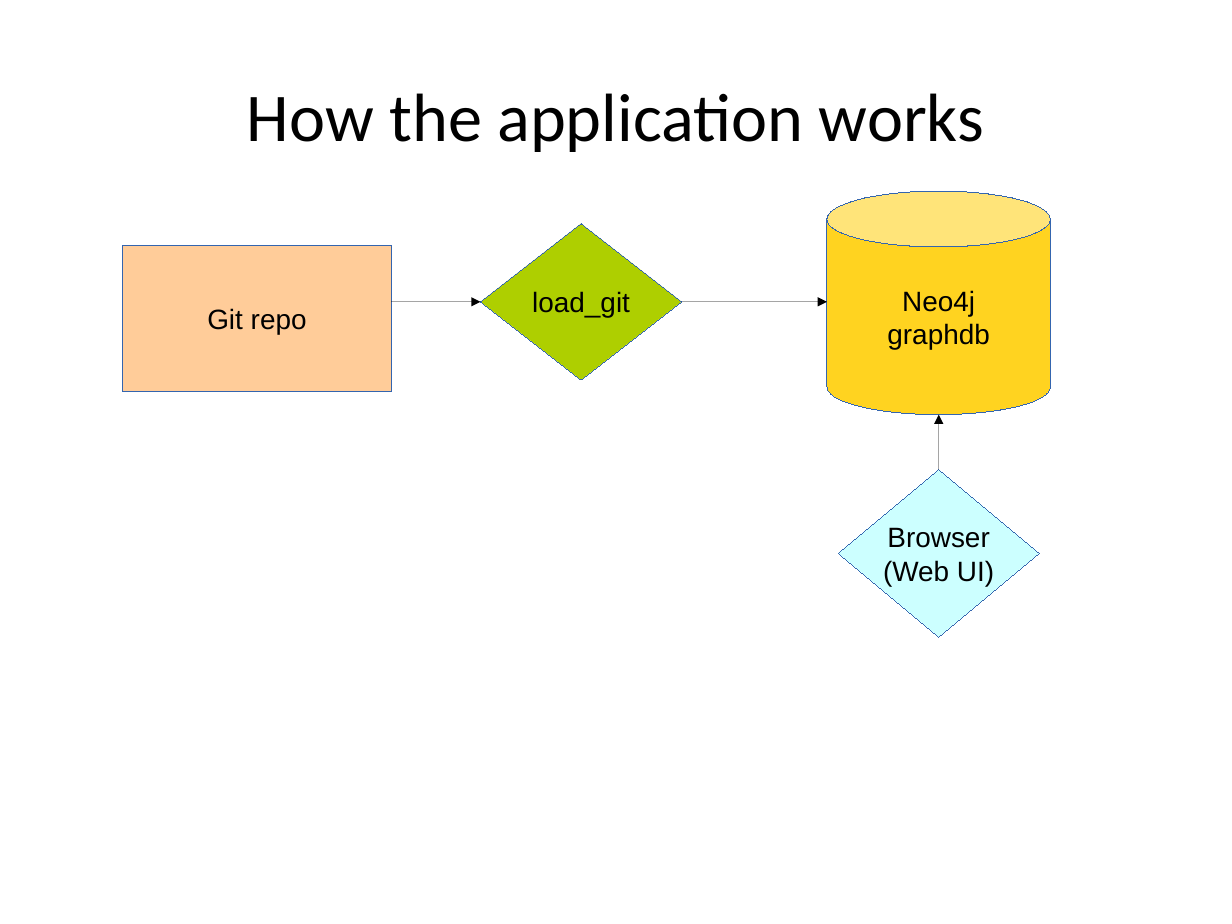
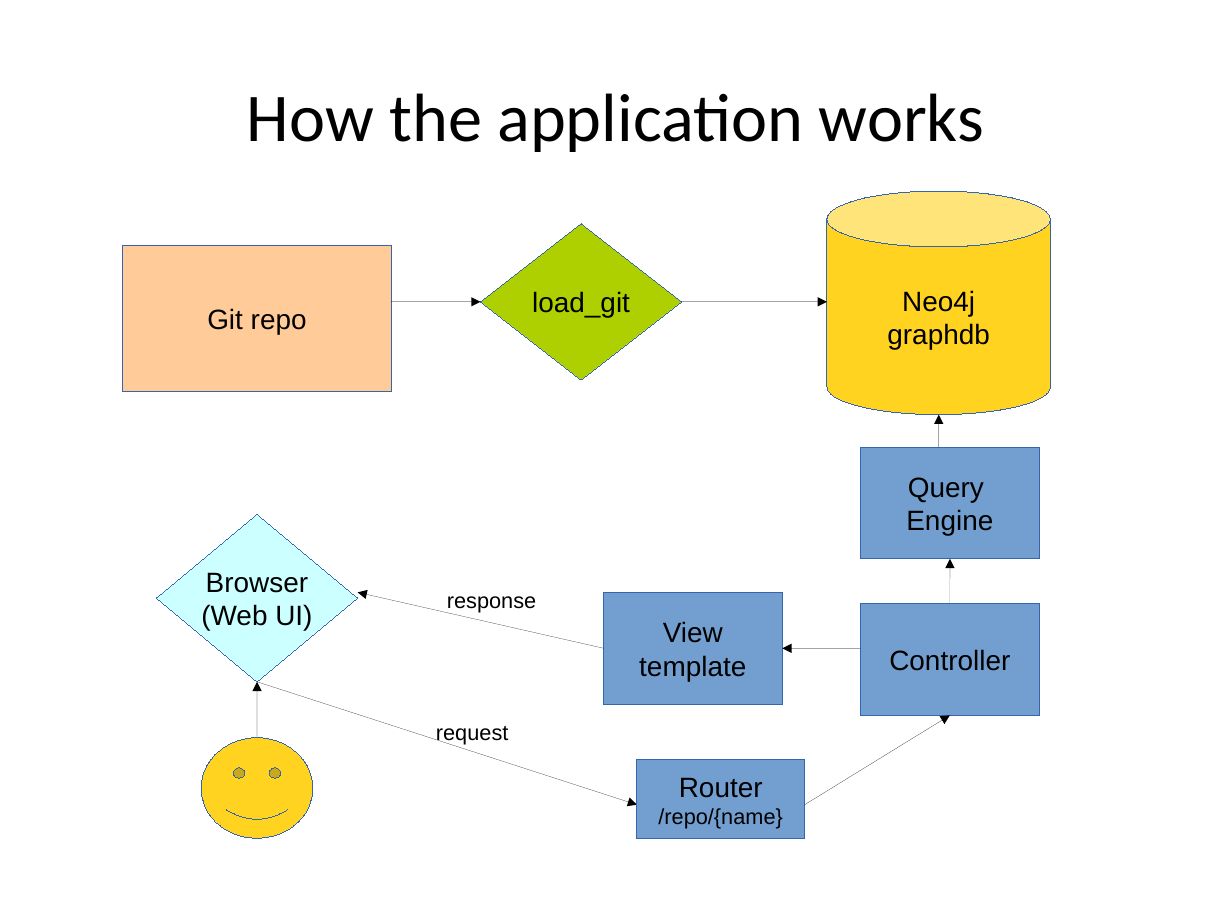
Before and after one commit to btbytes/treehopper, a slide deck: slide 7 of presentation/treehopper.odp (slide 9 before the commit). Drawn at 1232x924 pixels with LibreOffice and Linux fonts; fonts in the diff are those of the drawing. Boxes give left, top, right and bottom in pixels: in the first picture for what was removed or moved away, otherwise in the second. Text is boxed around its words. In the diff, an @@ line names an element or a change of style, - is before the commit and + after.

```diff
--- a/presentation/treehopper.odp
+++ b/presentation/treehopper.odp
@@ arrow moved from (939, 470) - (939, 415) to (939, 447) - (939, 415) @@
@@ rectangle added at <box>861,447,1040,559</box>, fill #729FCF, outline #3465AF 0 pt, 18 pt, text #000000 @@
+Query
+Engine
@@ diamond "Browser": place and size @@
-diamond "Browser" at <box>838,470,1040,637</box>
+diamond "Browser" at <box>157,514,358,682</box>
@@ arrow added from (950, 604) to (950, 559), #000000 0 pt @@
@@ arrow added from (604, 648) to (358, 593), #000000 0 pt @@
@@ text added at <box>447,596,537,613</box>, 14 pt, text #000000 @@
+response
@@ rectangle added at <box>604,593,783,704</box>, fill #729FCF, outline #3465AF 0 pt, 18 pt, text #000000 @@
+View
+template
@@ rectangle added at <box>861,604,1040,715</box>, fill #729FCF, outline #3465AF 0 pt, 18 pt, text #000000 @@
+Controller
@@ arrow added from (861, 648) to (783, 648), #000000 0 pt @@
@@ arrow added from (257, 737) to (257, 682), #000000 0 pt @@
@@ arrow added from (257, 682) to (637, 805), #000000 0 pt @@
@@ arrow added from (805, 805) to (950, 715), #000000 0 pt @@
@@ smiley face added at <box>201,738,313,838</box>, fill #FFD320, outline #3465AF 0 pt @@
@@ text added at <box>436,726,509,745</box>, 14 pt, text #000000 @@
+request
@@ rectangle added at <box>637,760,805,838</box>, fill #729FCF, outline #3465AF 0 pt, 14 pt, text #000000 @@
+Router
+/repo/{name}
```
Also in this commit, not shown: 2 other slides changed, 4 slides added, 8 slides removed, 2 other files.
